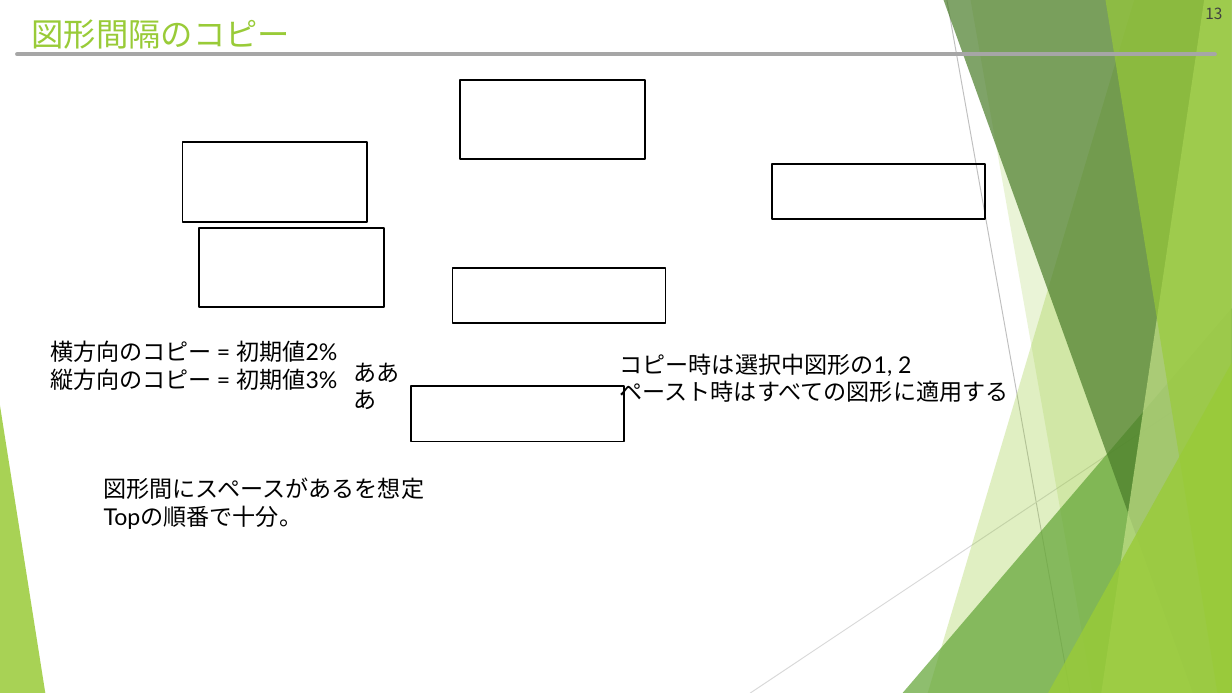
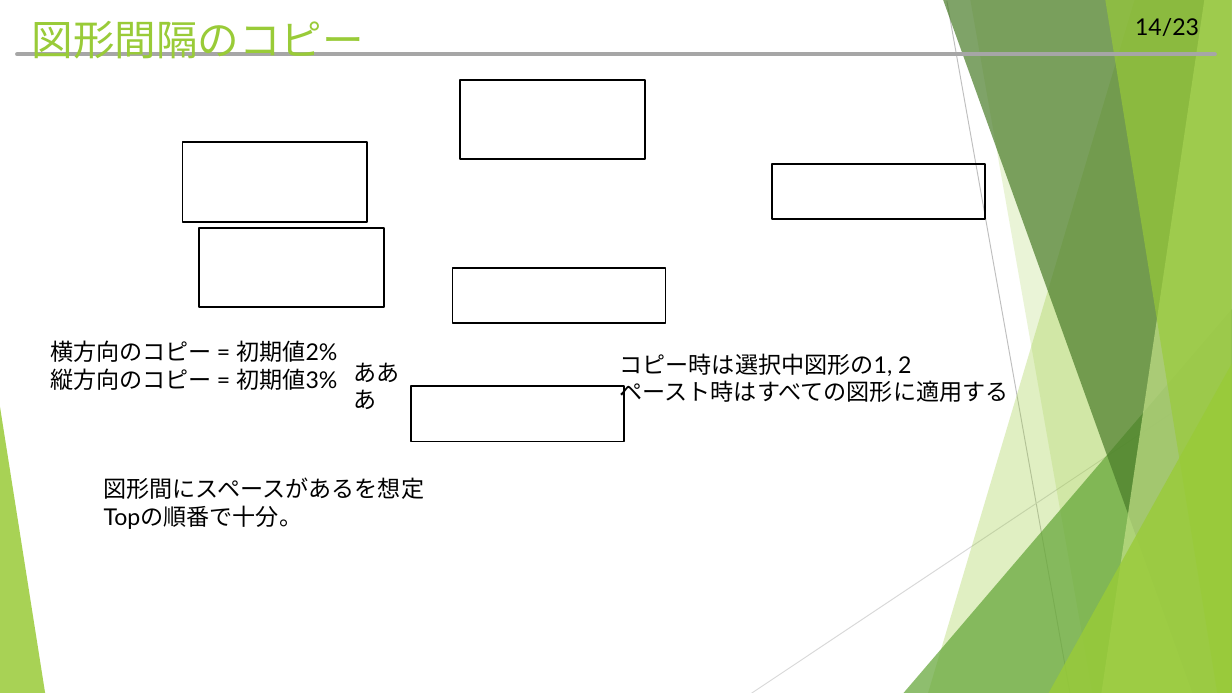
Before and after one commit to hitsuji-ga-u/pawapo, a slide deck: slide 15 of slide/customUI_debug.pptm (slide 13 before the commit). Drawn at 1232x693 pixels with LibreOffice and Linux fonts; fonts in the diff are those of the drawing. Boxes give left, top, right and bottom in pixels: in the first picture for what was removed or moved away, otherwise in the second. Text is boxed around its words. In the diff, an @@ line names an element or a change of style, - is before the commit and + after.

```diff
--- a/slide/customUI_debug.pptm
+++ b/slide/customUI_debug.pptm
@@ title "図形間隔のコピー" at (31,21,364,59): size 25.2 to 32.4 pt @@
@@ outline redrawn in 5 elements at (928,0,1232,693), (970,0,1232,693), (944,0,1232,693), (1102,0,1232,693), (1105,0,1232,693) @@
@@ page number added at (1135,18,1199,36), 18 pt, text #000000 @@
+14/23
@@ page number removed at (1205,7,1222,19) @@
-13
```
Also in this commit, not shown: 24 other slides changed, 10 slides added, 1 slide removed, 8 other files.
